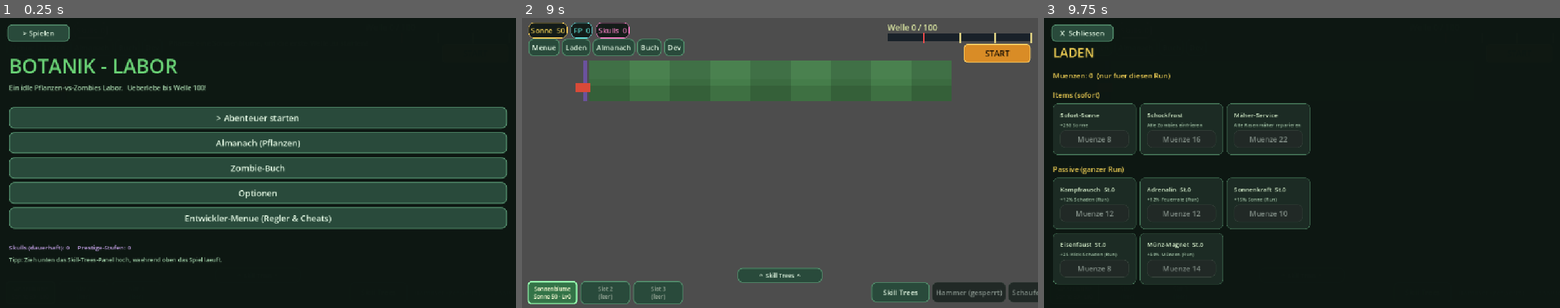
Above: before the commit, frames 1-3 (left to right).
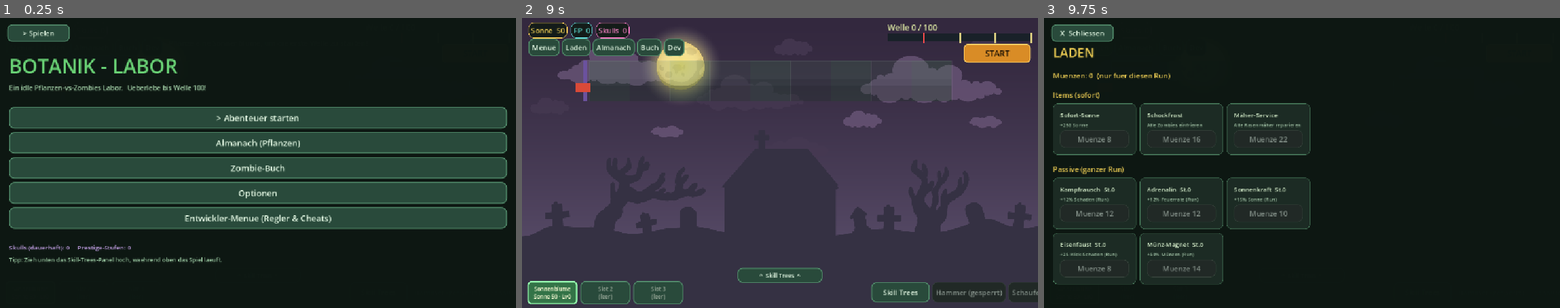
Above: after the commit, the same moments.

Repository: gadowskidavid-beep/pvz5
Game: Godot game, scene res://scenes/Main.tscn
Two runs of this game, one before a commit and one after it. Both use one fixed random seed, a clock stepped at 60 frames per second and the inputs below.
Inputs:
- Up to frame 1 (0.25 s): no input
- Up to frame 2 (9 s): click "START" at 0.5 s; click "START" at 1.25 s; click "Laden" at 2 s; click "Almanach" at 2.75 s; click "Buch" at 3.5 s; click "Dev" at 4.25 s; click "Sonnenblume Sonne 50 · Lv0" at 5 s; click "Slot 2 (leer)" at 5.75 s; click "Slot 3 (leer)" at 6.5 s; click "Skill Trees" at 7.25 s; click "^ Skill Trees ^" at 8 s; click "> Abenteuer starten" at 8.75 s
- Up to frame 3 (9.75 s): click "Laden" at 9.5 s

The runs differ from the first frame. In frame 2, 65% of the frame differs, in the area x 0-100%, y 0-100%; in frame 3, less than 0.1%.

Commit message:
Zombie-Zustands-Animationen (walking/idle/dying) fuer basic-Zombie + Sterbe-Ablauf; Graveyard-Hintergrund als Full-Screen-Kulisse mit dezentem Pflanzgitter

Diff:
--- a/botanik-godot/scripts/Lawn.gd
+++ b/botanik-godot/scripts/Lawn.gd
@@ -14,7 +14,10 @@
 var _font: Font             # Fallback-Font fuer die schwebenden Zahlen
 var _tex_cache := {}        # geladene Sprite-Texturen (null = kein Sprite -> gezeichneter Fallback)
 var _frames_cache := {}     # animierte Frame-Listen je Ordner
+var _anim_cache := {}       # benannte Zustands-Animationen: "kind|state" -> [Texture2D]
 var _anim_clock := 0.0      # globale Animations-Uhr
+var _bg_checked := false    # Hintergrundbild schon gesucht?
+var _bg_cached: Texture2D = null
 var rng := RandomNumberGenerator.new()
 
 var to_spawn := 0
@@ -53,13 +56,57 @@
 	_frames_cache[dir] = arr
 	return arr
 
-# Zombie-Textur: erst animierter Ordner zombies/<kind>/, sonst einzelne Datei zombies/<kind>.png
+# Zombie-Textur: erst nummerierter Ordner zombies/<kind>/0.png, sonst einzelne Datei
 func _zombie_tex(kind: String) -> Texture2D:
 	var frames := _frames("res://assets/sprites/zombies/%s" % kind)
 	if frames.size() > 0:
 		var idx := int(_anim_clock / 0.16) % frames.size()
 		return frames[idx]
 	return _tex("res://assets/sprites/zombies/%s.png" % kind)
+
+# Benannte Zustands-Animation: sucht im Ordner alle PNGs, die "walking"/"idle"/"dying" enthalten
+func _zombie_anim(kind: String, state: String) -> Array:
+	var key := kind + "|" + state
+	if _anim_cache.has(key): return _anim_cache[key]
+	var dir := "res://assets/sprites/zombies/%s" % kind
+	var frames := []
+	var da := DirAccess.open(dir)
+	if da != null:
+		var names := []
+		for f in da.get_files():
+			var low := f.to_lower()
+			if low.ends_with(".png") and low.find(state) != -1:
+				names.append(f)
+		names.sort()   # 000,001,... -> richtige Reihenfolge
+		for n in names:
+			var t = load(dir + "/" + n)
+			if t != null: frames.append(t)
+	_anim_cache[key] = frames
+	return frames
+
+# Hintergrundbild: bevorzugt bg/night.png, sonst erstes PNG in bg/
+func _scene_bg() -> Texture2D:
+	if _bg_checked: return _bg_cached
+	_bg_checked = true
+	if ResourceLoader.exists("res://assets/sprites/bg/night.png"):
+		_bg_cached = load("res://assets/sprites/bg/night.png")
+	else:
+		var da := DirAccess.open("res://assets/sprites/bg")
+		if da != null:
+			for f in da.get_files():
+				if f.to_lower().ends_with(".png"):
+					_bg_cached = load("res://assets/sprites/bg/" + f)
+					break
+	return _bg_cached
+
+func _start_dying(z) -> void:
+	if not z.get("dropped", false): _kill(z)
+	z["dying"] = true
+	z["die_t"] = 0.0
+
+func _die_dur(z) -> float:
+	var df := _zombie_anim(str(z.kind), "dying")
+	return max(0.4, df.size() * 0.06)
 
 func world_of(w: int) -> Dictionary:
 	return BAL.act_of(w)
@@ -341,10 +388,15 @@
 	# Zombies
 	for i in range(zombies.size() - 1, -1, -1):
 		var z = zombies[i]
+		# Sterbe-Animation abspielen, dann erst entfernen
+		if z.get("dying", false):
+			z.die_t += dt
+			if z.die_t >= _die_dur(z): zombies.remove_at(i)
+			continue
 		if z.burn > 0: z.hp -= 8.0 * dt; z.burn -= dt
 		if z.poison > 0: z.hp -= 9.0 * dt; z.poison -= dt
 		if z.slow > 0: z.slow -= dt
-		if z.hp <= 0: _kill(z); zombies.remove_at(i); continue
+		if z.hp <= 0: _start_dying(z); continue
 		# Element-Boss-Faehigkeit (feuer/eis/blitz/untot)
 		if str(z.get("element", "")) != "":
 			z["ability_t"] = float(z.get("ability_t", 0.0)) + dt
@@ -365,6 +417,7 @@
 		if z.get("fly", false) and tgt != null:
 			z.fly = false
 			fx.append({"t": "boom", "x": z.x, "y": z.y, "life": 0.2})
+		z["eating"] = tgt != null   # steht/frisst -> Idle-Animation, sonst Walking
 		# Stachel-Schaden
 		for p in plants:
 			if p.arch == "spike" and p.row == z.row and abs(z.x - p.x) < Game.CELL * 0.5:
@@ -426,7 +479,8 @@
 			if z.row == m.row and z.x < m.x + Game.CELL * 0.4 and z.x > m.x - Game.CELL: _kill(z); z.hp = 0
 		if m.x > Game.LAWN_X + Game.COLS * Game.CELL + 30: m.active = false; m.used = true
 	for i in range(zombies.size() - 1, -1, -1):
-		if zombies[i].hp <= 0: zombies.remove_at(i)
+		if zombies[i].hp <= 0 and not zombies[i].get("dying", false):
+			_start_dying(zombies[i])   # z.B. vom Maeher getoetet -> Sterbe-Animation statt sofort weg
 	# Sonne
 	for i in range(suns.size() - 1, -1, -1):
 		var su = suns[i]
@@ -701,10 +755,16 @@
 func _draw() -> void:
 	var wo := world_of(Game.wave)
 	var lawn_rect := Rect2(Game.LAWN_X, Game.LAWN_Y, Game.COLS * Game.CELL, rows * Game.CELL)
-	# Nacht-Hintergrundbild (falls vorhanden) statt der Kachel-Textur
-	var bg_tex: Texture2D = _tex("res://assets/sprites/bg/night.png") if wo.night else null
-	if bg_tex != null:
-		draw_texture_rect(bg_tex, lawn_rect, false)
+	# Hintergrundbild als Full-Screen-Kulisse (falls vorhanden) + dezentes Pflanzgitter
+	var bg := _scene_bg()
+	if bg != null:
+		var vp := get_viewport_rect().size
+		draw_texture_rect(bg, Rect2(0, 0, vp.x, vp.y), false)
+		for r in range(rows):
+			for c in range(Game.COLS):
+				var cell := Rect2(Game.LAWN_X + c * Game.CELL, Game.LAWN_Y + r * Game.CELL, Game.CELL, Game.CELL)
+				draw_rect(cell, Color(0.15, 0.4, 0.2, 0.22) if (r + c) % 2 == 0 else Color(0.12, 0.33, 0.16, 0.14))
+				draw_rect(cell, Color(1, 1, 1, 0.05), false, 1.0)
 	else:
 		for r in range(rows):
 			for c in range(Game.COLS):
@@ -863,13 +923,31 @@
 
 # ---- Detaillierter Zombie: Torso + Arme + Gesicht (hohle rote Augen, zackiger Mund) ----
 func _draw_zombie(z, zc: Color, sz: float, zx: float, zy: float) -> void:
-	# Eigenes Sprite? (animierter Ordner oder Einzeldatei) -> zeichnen und fertig
-	var tex := _zombie_tex(str(z.kind))
+	var kind := str(z.kind)
+	# 1) Benannte Zustands-Animation (walking / idle / dying)
+	var state := "walking"
+	if z.get("dying", false): state = "dying"
+	elif z.get("eating", false): state = "idle"
+	var frames := _zombie_anim(kind, state)
+	if frames.is_empty() and state != "walking": frames = _zombie_anim(kind, "walking")
+	if frames.size() > 0:
+		var idx := 0
+		if state == "dying":
+			idx = clampi(int(float(z.get("die_t", 0.0)) / 0.06), 0, frames.size() - 1)
+		else:
+			idx = int(_anim_clock / 0.08) % frames.size()
+		var aw := sz * 2.9
+		var ah := sz * 2.9
+		draw_texture_rect(frames[idx], Rect2(zx - aw * 0.5, zy - ah * 0.62, aw, ah), false)
+		return
+	# 2) Einzeldatei-Sprite (zombies/<kind>.png oder 0.png)
+	var tex := _zombie_tex(kind)
 	if tex != null:
 		var w := sz * 1.7
 		var h := sz * 2.0
 		draw_texture_rect(tex, Rect2(zx - w * 0.5, zy - h * 0.6, w, h), false)
 		return
+	# 3) Gezeichneter Fallback
 	draw_rect(Rect2(zx - sz * 0.72, zy - sz * 0.12, sz * 0.45, sz * 0.16), zc.darkened(0.3))   # ausgestreckter Arm
 	draw_rect(Rect2(zx - sz / 2.0 - 2, zy - sz * 0.55 - 2, sz + 4, sz * 1.1 + 4), Color(0.06, 0.06, 0.09))  # Umriss
 	draw_rect(Rect2(zx - sz / 2.0, zy - sz * 0.55, sz, sz * 1.1), zc)                          # Torso
